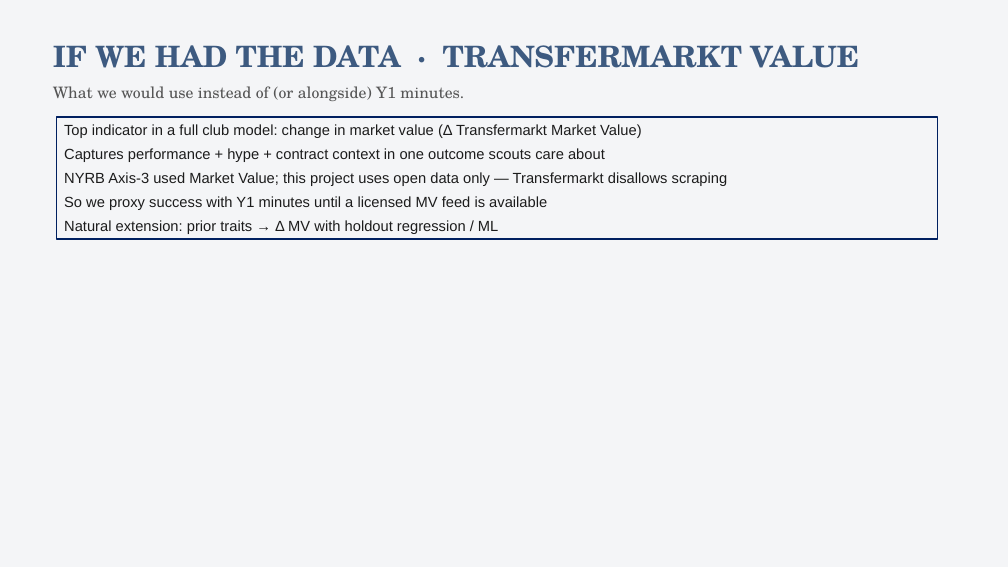
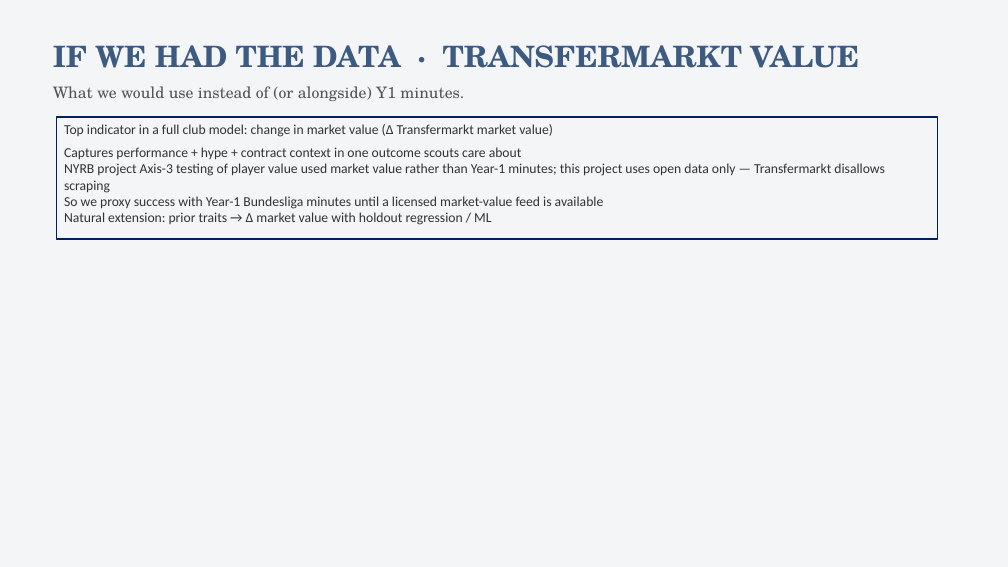
Before and after one commit to colbymorris08/bundesliga-transfer-traits, a slide deck: slide 21 of bundesliga_transfer_traits.pptx. Drawn at 1008x567 pixels with LibreOffice and Linux fonts; fonts in the diff are those of the drawing. Boxes give left, top, right and bottom in pixels: in the first picture for what was removed or moved away, otherwise in the second. Text is boxed around its words. In the diff, an @@ line names an element or a change of style, - is before the commit and + after.

```diff
--- a/bundesliga_transfer_traits.pptx
+++ b/bundesliga_transfer_traits.pptx
@@ text in rectangle at [64, 124, 553, 137]: text changed; size 14 to 13 pt; font Arial to Calibri; text colour #1C1C1C to #333333 @@
-Top indicator in a full club model: change in market value (Δ Transfermarkt Market Value)
+Top indicator in a full club model: change in market value (Δ Transfermarkt market value)
@@ text in rectangle at [64, 147, 522, 159]: size 14 to 13 pt, font Arial to Calibri, text colour #1C1C1C to #333333 in "Captures performance + hype + contract context ..."; less space between paragraphs @@
@@ text in rectangle at [64, 163, 884, 225]: text changed; size 14 to 13 pt; font Arial to Calibri; text colour #1C1C1C to #333333 @@
-NYRB Axis-3 used Market Value; this project uses open data only — Transfermarkt disallows scraping
-So we proxy success with Y1 minutes until a licensed MV feed is available
-Natural extension: prior traits → Δ MV with holdout regression / ML
+NYRB project Axis-3 testing of player value used market value rather than Year-1 minutes; this project uses open data only — Transfermarkt disallows scraping
+So we proxy success with Year-1 Bundesliga minutes until a licensed market-value feed is available
+Natural extension: prior traits → Δ market value with holdout regression / ML
```
Also in this commit, not shown: 15 other slides changed, 1 slide added, 2 other files.
